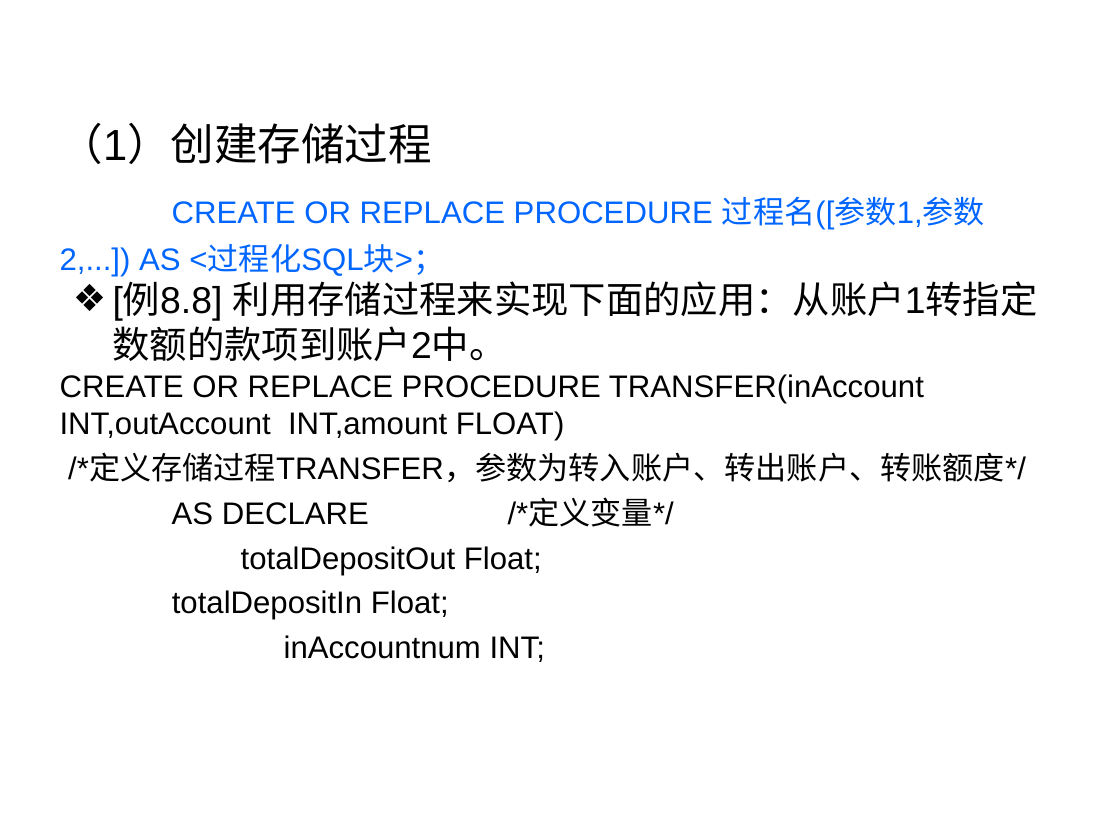
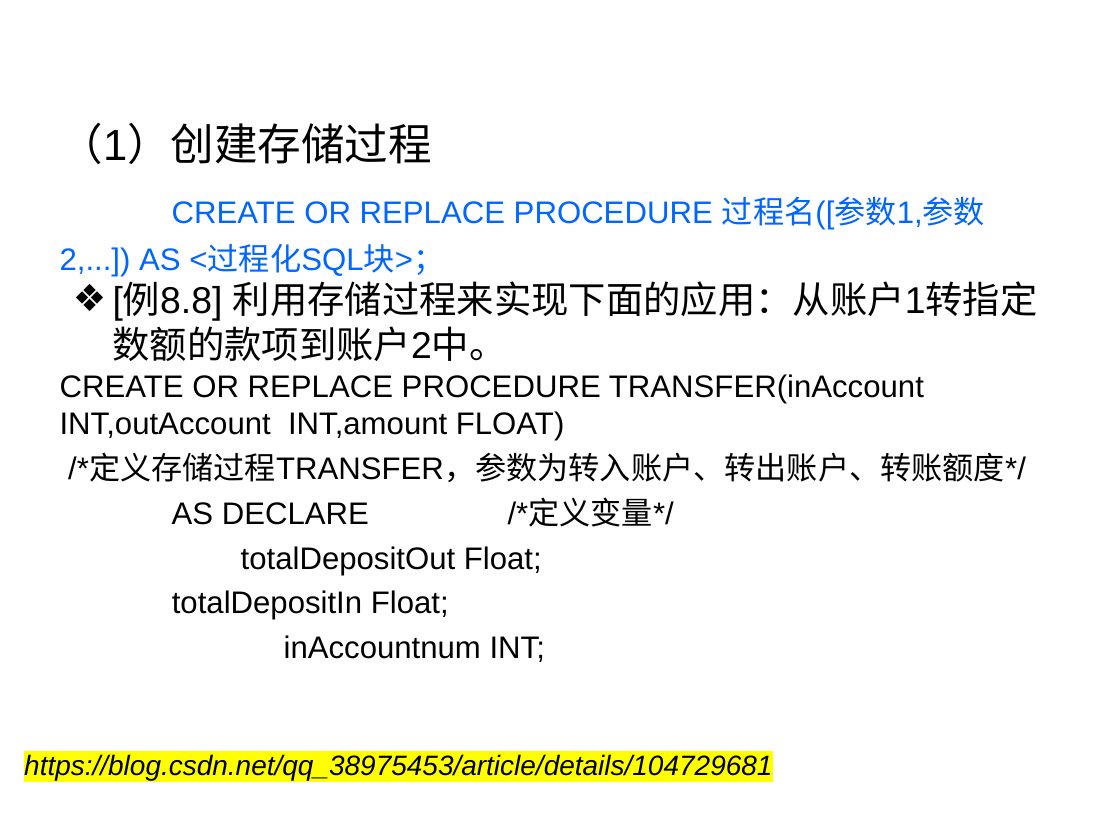
Before and after one commit to HBU/DataBase, a slide deck: slide 58 of PPT/PPT2020/DB第05章.pptx. Drawn at 1120x840 pixels with LibreOffice and Linux fonts; fonts in the diff are those of the drawing; background and template pictures are left out. Boxes give left, top, right and bottom in pixels: in the first picture for what was removed or moved away, otherwise in the second. Text is boxed around its words. In the diff, an @@ line names an element or a change of style, - is before the commit and + after.

```diff
--- a/PPT/PPT2020/DB第05章.pptx
+++ b/PPT/PPT2020/DB第05章.pptx
@@ text added at (24, 754, 772, 781), 18 pt, text #000000, italic @@
+https://blog.csdn.net/qq_38975453/article/details/104729681
```
Also in this commit, not shown: 8 other slides changed, 3 other files.
